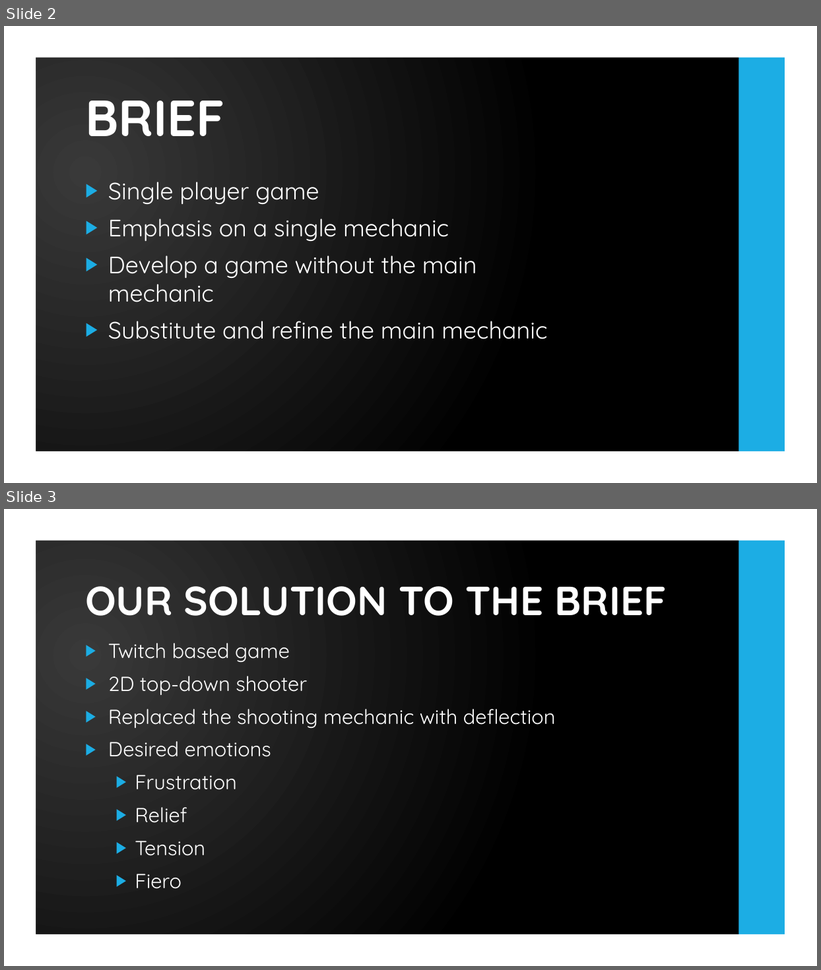
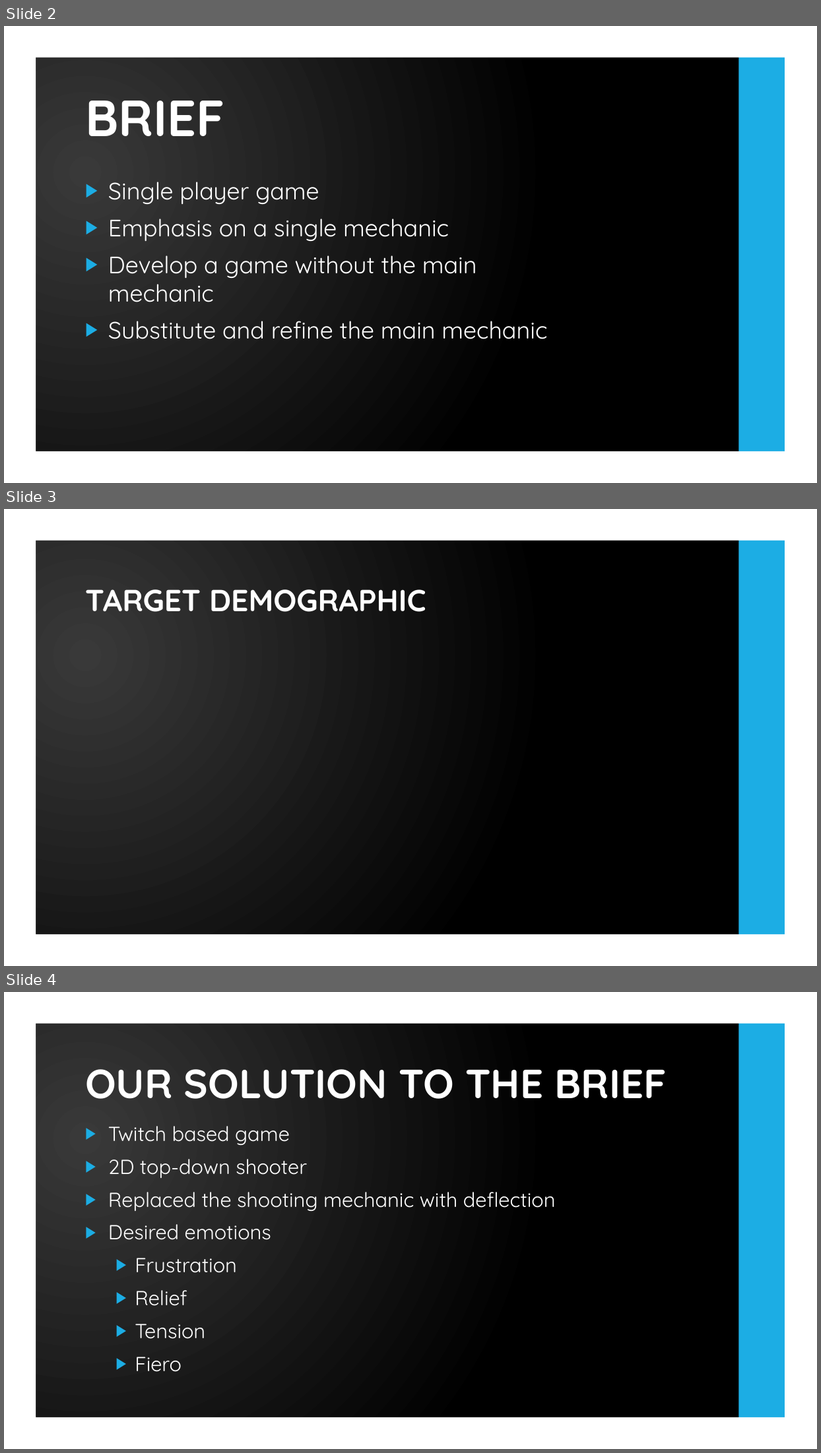
Before and after one commit to UoSGroupProjects1819/mgp-team-7, a slide deck: Demo Presentation/Demo Presentation.pptx. Shown one above the other, each under a label of ours: slides 2 and 3 before the commit, slides 2, 3 and 4 after it. The pictures are 821x970 and 821x1453 pixels, drawn with LibreOffice and Linux fonts; fonts in the diff are those of the drawing; background and template pictures are left out. Boxes give left, top, right and bottom in pixels: in the first picture for what was removed or moved away, otherwise in the second. Text is boxed around its words. In the diff, an @@ line names an element or a change of style, - is before the commit and + after.

```diff
--- a/Demo Presentation/Demo Presentation.pptx
+++ b/Demo Presentation/Demo Presentation.pptx
@@ slide 3 added at (x1=4, y1=509, x2=817, y2=966), background picture (left out); not listed: 9 template elements that a slide beside it also shows @@
@@ rectangle added at (x1=4, y1=509, x2=817, y2=966), fill gradient #3A3A3A to #000000 @@
@@ freeform shape added at (x1=4, y1=509, x2=817, y2=966), fill #FFFFFF @@
@@ rectangle added at (x1=739, y1=540, x2=785, y2=935), fill #1CADE4 @@
@@ title added at (x1=85, y1=590, x2=426, y2=612), 36 pt, text #FFFFFF, bold @@
+TARGET DEMOGRAPHIC
@@ what was slide 3 is now slide 4 @@
```
Also in this commit, not shown: 1 other slide added.
